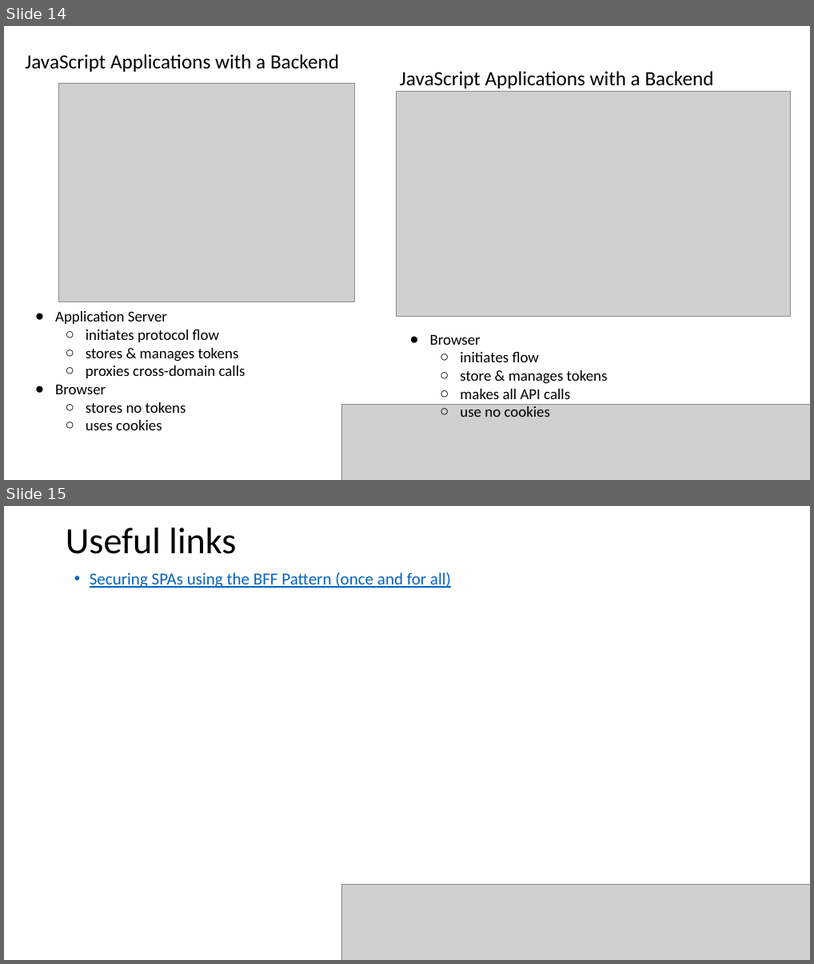
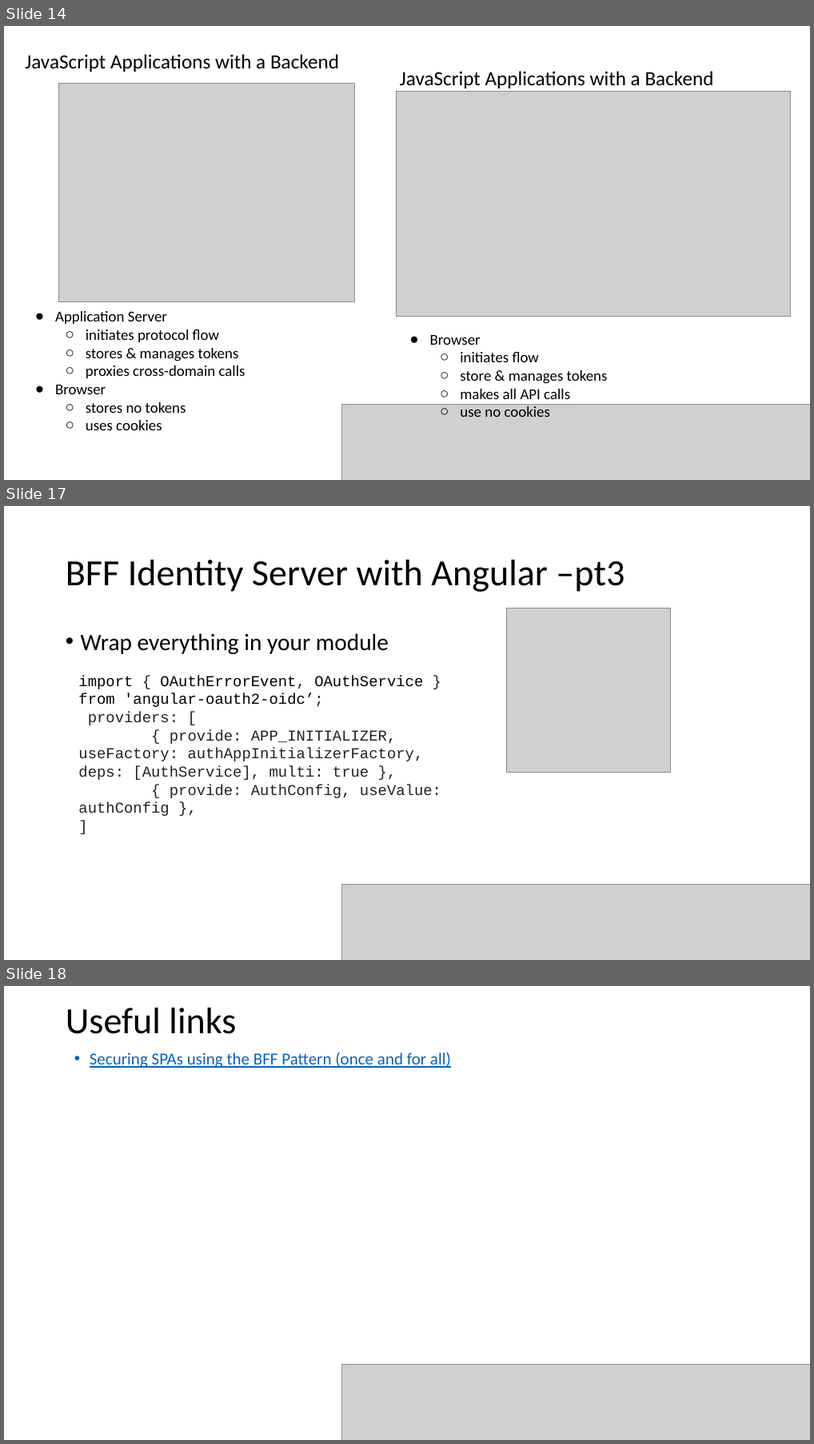
Before and after one commit to ThessalonikiNet-MeetUp/Presentations, a slide deck: MeetUP 31-03-2023 BFF and Security/How BFF pattern can be used to improve security in SPAs - 31-03-2023.pptx. Shown one above the other, each under a label of ours: slides 14 and 15 before the commit, slides 14, 17 and 18 after it; the slides between them are not shown. The pictures are 814x964 and 814x1444 pixels, drawn with LibreOffice and Linux fonts; fonts in the diff are those of the drawing; grey boxes stand for pictures. Boxes give left, top, right and bottom in pixels: in the first picture for what was removed or moved away, otherwise in the second. Text is boxed around its words. In the diff, an @@ line names an element or a change of style, - is before the commit and + after.

Commit message:
Added Angular Client Samples
Added 3 slides with an angular walkthrought

```diff
--- a/MeetUP 31-03-2023 BFF and Security/How BFF pattern can be used to improve security in SPAs - 31-03-2023.pptx
+++ b/MeetUP 31-03-2023 BFF and Security/How BFF pattern can be used to improve security in SPAs - 31-03-2023.pptx
@@ slide 17 added at <box>4,506,810,960</box>, background #FFFFFF @@
@@ title added at <box>66,560,625,592</box>, 44 pt, text #000000 @@
+BFF Identity Server with Angular –pt3
@@ picture added at <box>506,608,670,772</box> @@
@@ text added at <box>81,633,389,654</box>, 28 pt, text #000000 @@
+• Wrap everything in your module
@@ text added at <box>78,675,442,816</box>, 18 pt, text #1F2328 @@
+import { OAuthErrorEvent, OAuthService } from 'angular-oauth2-oidc’;
+providers: [
+{ provide: APP_INITIALIZER, useFactory: authAppInitializerFactory, deps: [AuthService], multi: true },
+{ provide: AuthConfig, useValue: authConfig },
+]
@@ picture added at <box>342,884,810,960</box> @@
@@ what was slide 15 is now slide 18 @@
```
Also in this commit, not shown: 2 other slides added.
